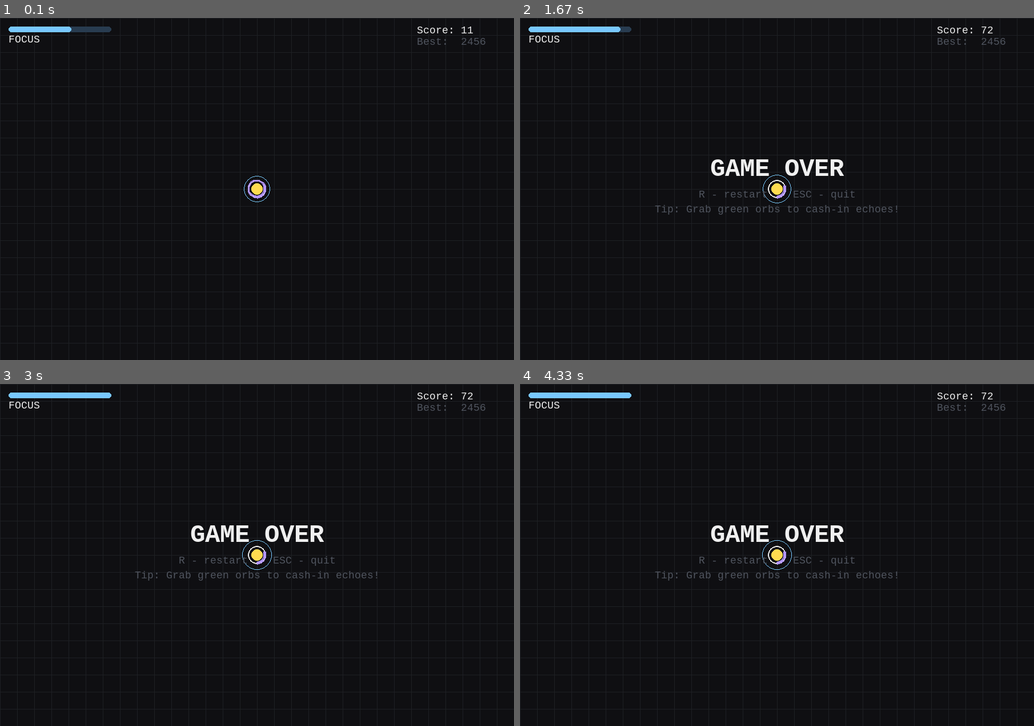
Above: before the commit, frames 1-4 (two rows, left to right).
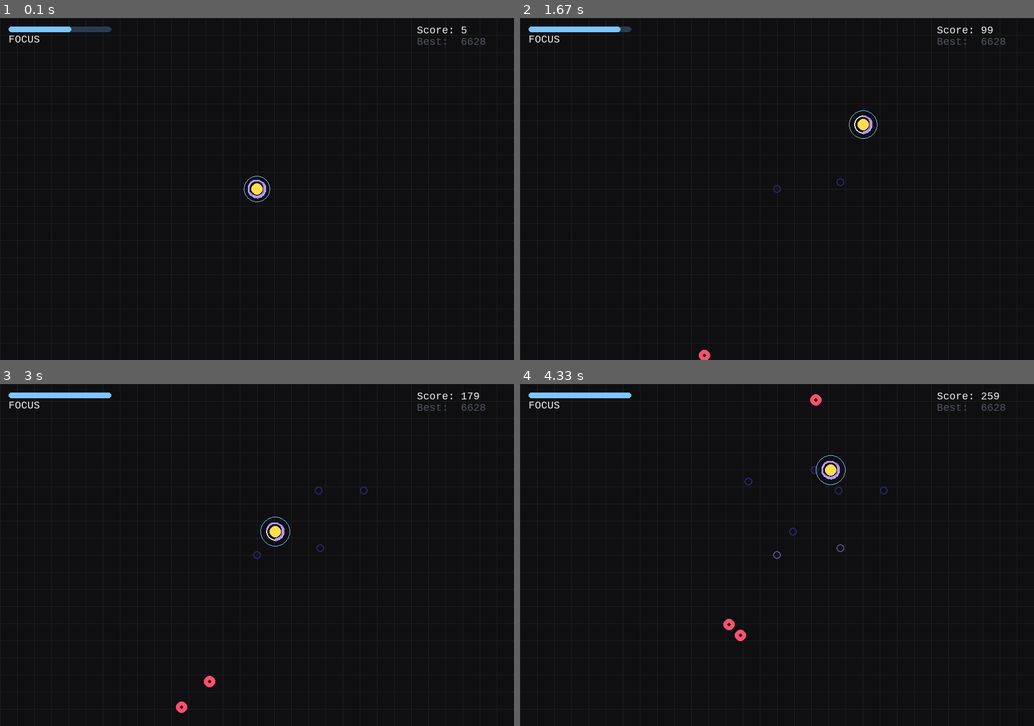
Above: after the commit, the same moments.

Repository: Taffik0/echo_engine
Game: pygame game, started from src/pygame_infinite_mini_arcade_shadow_echo.py
Two runs of this game, one before a commit and one after it. Both use one fixed random seed, a clock stepped at 60 frames per second and the inputs below.
Inputs:
- Up to frame 1 (0.1 s): no input
- Up to frame 2 (1.67 s): tap Space at 0.33, 0.73, 1.03, 1.23, 1.57 s; hold Right 0.67-1.13 s; hold Up 1.17-1.47 s; hold Right from 1.5 s (still down)
- Up to frame 3 (3 s): tap Space at 1.87, 2.07, 2.37, 2.63, 2.97 s; release Right at 1.97 s; hold Left 2-2.53 s; hold Down 2.57-2.87 s; hold Left from 2.9 s (still down)
- Up to frame 4 (4.33 s): tap Space at 3.27, 3.4, 3.8, 4.1 s; release Left at 3.3 s; hold Up 3.33-3.7 s; hold Right from 3.73 s (still down)

The runs differ from the first frame. In frame 1, less than 0.1% of the frame differs, in the area x 89-95%, y 2-8%; in frame 2, 1.4%; in frame 3, 1.4%; in frame 4, 1.6%, in the area x 26-95%, y 2-76%.

Commit message:
LifeTimeEntity Vector2 улучшение Echo

Diff:
--- a/shadow_echo_highscore.txt
+++ b/shadow_echo_highscore.txt
@@ -1 +1 @@
-2456
+6628
--- a/src/entities/echo.py
+++ b/src/entities/echo.py
@@ -5,16 +5,15 @@
 from src.utility import clamp
 from src.physics.colliders import Collider
 from src.physics.colision_manager import collision_manager
-from src.entities.entity import Entity
+from src.entities.entity import Entity, LifeTimeEntity
 from src.game_manager import GameManager
 
 
-class Echo(Entity):
+class Echo(LifeTimeEntity):
     def __init__(self, x, y):
+        super().__init__(ECHO_LIFETIME)
         self.x, self.y = x, y
         self.r = ECHO_RADIUS
-        self.t = 0.0
-        self.life = ECHO_LIFETIME
 
         self.collider = Collider(
             owner=self,
@@ -24,18 +23,23 @@
         )
         collision_manager.register(self.collider)
 
-
-    def update(self, dt):
-        self.t += dt
-
     def alive(self):
-        return self.t < self.life
+        return self.current_time < self.life_time
 
     def draw(self, surf):
         # fade out
-        a = 1.0 - clamp(self.t / self.life, 0.0, 1.0)
-        col = (int(ECHO_COLOR[0] * a + BLACK[0] * (1-a)), int(ECHO_COLOR[1] * a + BLACK[1] * (1-a)), int(ECHO_COLOR[2] * a + BLACK[2] * (1-a)))
+        progress = self.current_time / self.life_time
+        a = clamp((1.0 - progress*0.5), lo=0.0, hi=0.5)
+        col = (
+            int(ECHO_COLOR[0] - ECHO_COLOR[0]*(1-a)),
+            int(ECHO_COLOR[1] - ECHO_COLOR[1]*(1-a)),
+            int(ECHO_COLOR[2] - ECHO_COLOR[2]*(1-a))
+        )
         pygame.draw.circle(surf, col, (int(self.x), int(self.y)), self.r, 2)
 
     def on_collision(self, other):
+        GameManager.destroy_me(self, "echo")
         GameManager.game.end_game()
+
+    def on_life_time_end(self):
+        GameManager.destroy_me(self, "echo")
--- a/src/entities/entity.py
+++ b/src/entities/entity.py
@@ -1,6 +1,11 @@
+from src.game_manager import GameManager
+import pygame
+
+
 class Entity:
     collider = None
     color = (0, 0, 0)
+    visible = True
     x = 0
     y = 0
 
@@ -18,3 +23,38 @@
 
     def on_collision(self, other):
         pass
+
+
+class LifeTimeEntity(Entity):
+    life_time = 1
+
+    def __init__(self, life_time):
+        super().__init__()
+        self.life_time = life_time
+        self.current_time = 0
+
+    def update(self, dt):
+        self.current_time += dt
+        if self.current_time >= self.life_time:
+            self.on_life_time_end()
+
+    def on_life_time_end(self):
+        pass
+
+
+class EntitySpawner(LifeTimeEntity):
+    color = (40, 40, 100)
+    r = 7
+    def __init__(self, life_time, entity, entity_type):
+        super().__init__(life_time)
+        self.entity = entity
+        self.entity_type = entity_type
+
+    def on_life_time_end(self):
+        GameManager.spawn_entity(self.entity, self.entity_type, self.x, self.y)
+        GameManager.destroy_me(self, "entity")
+
+    def draw(self, surf):
+        if not self.visible:
+            return
+        pygame.draw.circle(surf, self.color, (int(self.x), int(self.y)), self.r, 2)
--- a/src/entities/orb.py
+++ b/src/entities/orb.py
@@ -4,21 +4,20 @@
 
 from src.settings import *
 
-from src.entities.entity import Entity
+from src.entities.entity import Entity, LifeTimeEntity
 
 from src.physics.colliders import Collider
 from src.physics.colision_manager import collision_manager
 from src.game_manager import GameManager
 
 
-class Orb(Entity):
+class Orb(LifeTimeEntity):
     def __init__(self):
+        super().__init__(ORB_LIFETIME)
         margin = 30
         self.x = random.uniform(margin, WIDTH - margin)
         self.y = random.uniform(margin, HEIGHT - margin)
         self.r = ORB_RADIUS
-        self.t = 0.0
-        self.life = ORB_LIFETIME
 
         self.collider = Collider(
             owner=self,
@@ -29,19 +28,22 @@
         collision_manager.register(self.collider)
 
     def update(self, dt):
-        self.t += dt
+        self.current_time += dt
 
     def alive(self):
-        return self.t < self.life
+        return self.current_time < self.life_time
 
     def draw(self, surf):
         # pulsing ring
         pygame.draw.circle(surf, ORB_COLOR, (int(self.x), int(self.y)), self.r)
-        pulse = 2 + int(2 * math.sin(self.t * 6))
+        pulse = 2 + int(2 * math.sin(self.current_time * 6))
         pygame.draw.circle(surf, ORB_COLOR, (int(self.x), int(self.y)), self.r + 6 + pulse, 1)
 
     def on_collision(self, other):
-        GameManager.game.absorb_echoes()
+        GameManager.hard_remove_list(GameManager.game.echoes, "echo")
+        GameManager.destroy_me(self, "orb")
+
+    def on_life_time_end(self):
         self.destroy()
 
     def destroy(self):
--- a/src/game.py
+++ b/src/game.py
@@ -9,6 +9,7 @@
 
 from entities.player import Player
 from entities.enemy import Enemy
+from entities.entity import EntitySpawner
 from entities.echo import Echo
 from entities.orb import Orb
 from src.game_manager import GameManager
@@ -27,6 +28,7 @@
         self.enemies = []
         self.echoes = []
         self.orbs = []
+        self.entities = []
         self.running = False
         self.game_over = False
         self.time = 0.0
@@ -51,6 +53,7 @@
         self.enemies = []
         self.echoes = []
         self.orbs = []
+        self.entities = []
         self.running = True
         self.game_over = False
         self.time = 0.0
@@ -92,12 +95,17 @@
         self.orbs.append(Orb())
         print(self.orbs)
 
-    def absorb_echoes(self):
+    def spawn_echo(self):
+        echo = Echo(1, 1)
+        spawner = EntitySpawner(3, entity=echo, entity_type="echo")
+        GameManager.spawn_entity(spawner, "entity", self.player.x, self.player.y)
+
+    """def absorb_echoes(self):
         absorbed = len(self.echoes)
         self.score += absorbed * 5
         GameManager.hard_remove_list(self.echoes, "echo")
         # small reward: burst of focus
-        self.player.focus = clamp(self.player.focus + 30, 0, FOCUS_MAX)
+        self.player.focus = clamp(self.player.focus + 30, 0, FOCUS_MAX)"""
 
     def update(self, dt, slow_factor):
         if self.game_over:
@@ -128,12 +136,16 @@
             e.update(dt * slow_factor)
 
         # Trail and echo spawning from trail history
-        self.trail.append((self.player.x, self.player.y))
+        if self.t_echo >= self.echo_delay:
+            self.t_echo = 0
+            self.spawn_echo()
+        """self.trail.append((self.player.x, self.player.y))
         self.trail_countdown -= 1
         if self.trail_countdown <= 0 and len(self.trail) > 0:
             self.trail_countdown = self.trail_gap
             tx, ty = self.trail[0]
-            self.echoes.append(Echo(tx, ty))
+            self.echoes.append(Echo(tx, ty))"""
+
 
         # Update echoes
         for ec in self.echoes:
@@ -146,7 +158,11 @@
             self.spawn_orb()
         for o in self.orbs:
             o.update(dt * slow_factor)
-        self.orbs = [o for o in self.orbs if o.alive()]
+        # self.orbs = [o for o in self.orbs if o.alive()]
+
+        # Entity update
+        for e in self.entities:
+            e.update(dt * slow_factor)
 
         # Collisions
         # Enemies with player
@@ -190,6 +206,8 @@
             e.draw(self.screen)
         for o in self.orbs:
             o.draw(self.screen)
+        for en in self.entities:
+            en.draw(self.screen)
         self.player.draw(self.screen)
 
         # UI
--- a/src/game_manager.py
+++ b/src/game_manager.py
@@ -14,13 +14,16 @@
         collections = {
             "enemy": cls.game.enemies,
             "orb": cls.game.orbs,
-            "echo": cls.game.echoes
+            "echo": cls.game.echoes,
+            "entity": cls.game.entities
         }
 
         collection = collections.get(entity_type)
         if collection and entity in collection:
             if entity.collider:
                 cls.destroy_collider(entity.collider)
+                if entity_type == "orb":
+                    print(f"удалил орб с колайлором {entity}")
             collection.remove(entity)
 
     @classmethod
@@ -39,7 +42,8 @@
         collections = {
             "enemy": cls.game.enemies,
             "orb": cls.game.orbs,
-            "echo": cls.game.echoes
+            "echo": cls.game.echoes,
+            "entity": cls.game.entities
         }
 
         collection = collections.get(entity_type)
@@ -52,3 +56,16 @@
     def hard_remove_list(cls, entity_list, entity_type: str):
         for entity in entity_list[:]:  # копия списка, чтобы безопасно удалять
             cls.hard_remove(entity, entity_type)
+
+    @classmethod
+    def spawn_entity(cls, entity, entity_type, x, y):
+        collections = {
+            "enemy": cls.game.enemies,
+            "orb": cls.game.orbs,
+            "echo": cls.game.echoes,
+            "entity": cls.game.entities
+        }
+        entity.x = x
+        entity.y = y
+        collection = collections.get(entity_type)
+        collection.append(entity)
--- a/src/physics/physics.py
+++ b/src/physics/physics.py
@@ -1,7 +1,39 @@
-class Vector:
-    x: float
-    y: float
+import math
 
-    def __init__(self, x: float, y: float):
+
+class Vector2:
+    def __init__(self, x: float = 0.0, y: float = 0.0):
         self.x = x
         self.y = y
+
+    def __repr__(self):
+        return f"Vector2({self.x}, {self.y})"
+
+    # арифметика
+    def __add__(self, other):
+        return Vector2(self.x + other.x, self.y + other.y)
+
+    def __sub__(self, other):
+        return Vector2(self.x - other.x, self.y - other.y)
+
+    def __mul__(self, scalar: float):
+        return Vector2(self.x * scalar, self.y * scalar)
+
+    def __truediv__(self, scalar: float):
+        return Vector2(self.x / scalar, self.y / scalar)
+
+    # длина и нормализация
+    def length(self):
+        return math.hypot(self.x, self.y)
+
+    def normalized(self):
+        l = self.length()
+        return self / l if l != 0 else Vector2(0, 0)
+
+    # скалярное произведение
+    def dot(self, other):
+        return self.x * other.x + self.y * other.y
+
+    # превращение в tuple (для pygame)
+    def to_tuple(self):
+        return (int(self.x), int(self.y))
--- a/src/settings.py
+++ b/src/settings.py
@@ -1,6 +1,6 @@
 WIDTH, HEIGHT = 900, 600
 CENTER = (WIDTH // 2, HEIGHT // 2)
-FPS = 120
+FPS = 60
 
 # Colors
 WHITE = (240, 240, 240)
